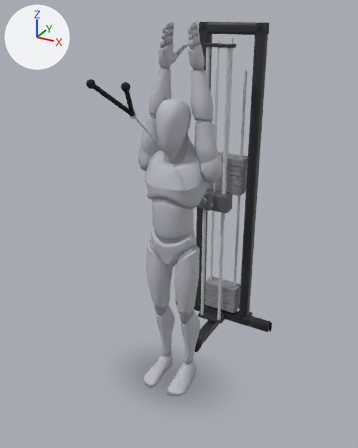
The glTF model app/src/main/assets/mannequins/overhead_cable_triceps_extension.glb: old version first, new version second.
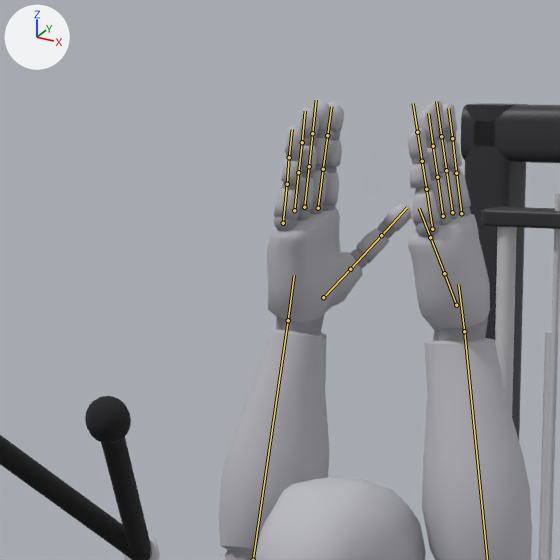
Old and new are each drawn whole from a 50 mm camera at (1.319, -2.293, 2.277) aimed at (-0.058, 0.21, 1.026) and again close up on the part from 29% to 61% of the width and 0% to 26% of the height. The lights are fixed; the arrows at upper left show +X, +Y and +Z. The first two pictures are the older version. Both versions are drawn at frame 0 of the action 'lowering'; the numbers are the values there. The bones that change, and the others that lie on the model, are drawn over the model as lines in the close-ups.

The first close-up shows 'body', 'body_1', 'cable_column_0', 'cable_column_2', 'cable_column_3', 'cable_column_l_0', 'cable_column_l_11', 'cable_column_l_14', 'cable_column_l_33', 'cable_column_l_4', 'cable_column_l_43' and 1 more.
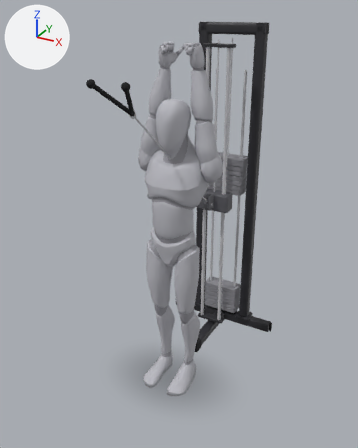
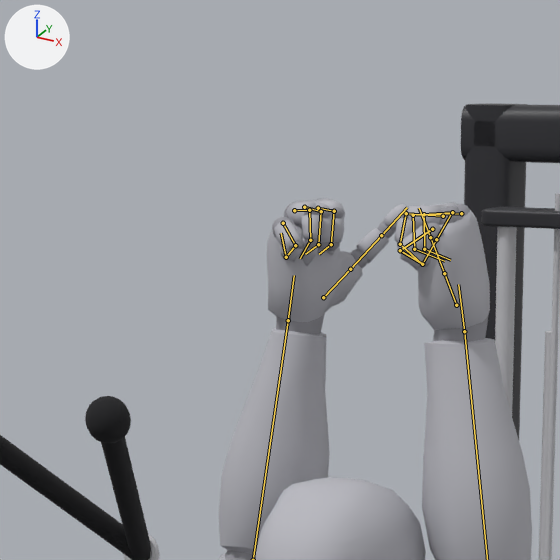
What differs and where, as boxes (x1, y1, x2, y2) in the close-ups (560 x 560 px):
'body', posed: before (219, 99, 532, 560); after (219, 198, 532, 560)
'body_1', posed: before (225, 129, 488, 560); after (225, 199, 488, 560)
bone 'index_01_l', root to tip: before (461, 213) to (456, 173); after (461, 213) to (424, 214)
bone 'index_02_l', root to tip: before (456, 173) to (452, 138); after (424, 214) to (424, 249)
bone 'index_03_l', root to tip: before (452, 138) to (448, 108); after (424, 249) to (450, 260)
bone 'middle_01_l', root to tip: before (452, 212) to (446, 170); after (452, 212) to (413, 215)
bone 'middle_02_l', root to tip: before (446, 170) to (441, 136); after (413, 215) to (414, 249)
bone 'middle_03_l', root to tip: before (441, 136) to (436, 101); after (414, 249) to (444, 261)
bone 'pinky_01_l', root to tip: before (432, 229) to (426, 189); after (432, 229) to (400, 250)
bone 'pinky_02_l', root to tip: before (426, 189) to (422, 161); after (400, 250) to (422, 264)
bone 'pinky_03_l', root to tip: before (422, 161) to (417, 132); after (422, 264) to (436, 239)
bone 'ring_01_l', root to tip: before (443, 216) to (437, 177); after (443, 216) to (406, 213)
bone 'ring_02_l', root to tip: before (437, 177) to (433, 146); after (406, 213) to (400, 244)
bone 'ring_03_l', root to tip: before (433, 146) to (428, 113); after (400, 244) to (422, 264)
bone 'index_01_r', root to tip: before (318, 208) to (323, 169); after (318, 208) to (334, 211)
bone 'index_02_r', root to tip: before (323, 169) to (327, 135); after (334, 211) to (331, 244)
bone 'index_03_r', root to tip: before (327, 135) to (331, 106); after (331, 244) to (319, 254)
bone 'middle_01_r', root to tip: before (304, 207) to (309, 166); after (304, 207) to (321, 211)
bone 'middle_02_r', root to tip: before (309, 166) to (312, 133); after (321, 211) to (318, 244)
bone 'middle_03_r', root to tip: before (312, 133) to (316, 100); after (318, 244) to (305, 254)
bone 'pinky_01_r', root to tip: before (283, 223) to (287, 184); after (283, 223) to (295, 245)
bone 'pinky_02_r', root to tip: before (287, 184) to (289, 157); after (295, 245) to (286, 257)
bone 'pinky_03_r', root to tip: before (289, 157) to (292, 129); after (286, 257) to (281, 233)
bone 'ring_01_r', root to tip: before (294, 210) to (298, 172); after (294, 210) to (309, 210)
bone 'ring_02_r', root to tip: before (298, 172) to (302, 142); after (309, 210) to (310, 240)
bone 'ring_03_r', root to tip: before (302, 142) to (305, 111); after (310, 240) to (300, 258)

The edits, one by one:
Bone 'index_01_l' (bone_index_01_l) turns from (0, 0, 0) to (64, 25, -39) degrees about its own x, y and z.
Bone 'index_02_l' (bone_index_02_l) turns from (0, 0, 0) to (68, 28, -41) degrees about its own x, y and z.
Bone 'index_03_l' (bone_index_03_l) turns from (0, 0, 0) to (51, 16, -33) degrees about its own x, y and z.
Bone 'middle_01_l' (bone_middle_01_l) turns from (0, 0, 0) to (64, 25, -39) degrees about its own x, y and z.
Bone 'middle_02_l' (bone_middle_02_l) turns from (0, 0, 0) to (68, 28, -41) degrees about its own x, y and z.
Bone 'middle_03_l' (bone_middle_03_l) turns from (0, 0, 0) to (51, 16, -33) degrees about its own x, y and z.
Bone 'pinky_01_l' (bone_pinky_01_l) turns from (0, 0, 0) to (84, 40, -44) degrees about its own x, y and z.
Bone 'pinky_02_l' (bone_pinky_02_l) turns from (0, 0, 0) to (90, 45, -45) degrees about its own x, y and z.
Bone 'pinky_03_l' (bone_pinky_03_l) turns from (0, 0, 0) to (66, 27, -40) degrees about its own x, y and z.
Bone 'ring_01_l' (bone_ring_01_l) turns from (0, 0, 0) to (59, 21, -37) degrees about its own x, y and z.
Bone 'ring_02_l' (bone_ring_02_l) turns from (0, 0, 0) to (63, 24, -39) degrees about its own x, y and z.
Bone 'ring_03_l' (bone_ring_03_l) turns from (0, 0, 0) to (47, 14, -31) degrees about its own x, y and z.
Bone 'index_01_r' (bone_index_01_r) turns from (0, 0, 0) to (64, -25, 39) degrees about its own x, y and z.
Bone 'index_02_r' (bone_index_02_r) turns from (0, 0, 0) to (68, -28, 41) degrees about its own x, y and z.
Bone 'index_03_r' (bone_index_03_r) turns from (0, 0, 0) to (51, -16, 33) degrees about its own x, y and z.
Bone 'middle_01_r' (bone_middle_01_r) turns from (0, 0, 0) to (64, -25, 39) degrees about its own x, y and z.
Bone 'middle_02_r' (bone_middle_02_r) turns from (0, 0, 0) to (68, -28, 41) degrees about its own x, y and z.
Bone 'middle_03_r' (bone_middle_03_r) turns from (0, 0, 0) to (51, -16, 33) degrees about its own x, y and z.
Bone 'pinky_01_r' (bone_pinky_01_r) turns from (0, 0, 0) to (84, -40, 44) degrees about its own x, y and z.
Bone 'pinky_02_r' (bone_pinky_02_r) turns from (0, 0, 0) to (90, -45, 45) degrees about its own x, y and z.
Bone 'pinky_03_r' (bone_pinky_03_r) turns from (0, 0, 0) to (66, -27, 40) degrees about its own x, y and z.
Bone 'ring_01_r' (bone_ring_01_r) turns from (0, 0, 0) to (59, -21, 37) degrees about its own x, y and z.
Bone 'ring_02_r' (bone_ring_02_r) turns from (0, 0, 0) to (63, -24, 39) degrees about its own x, y and z.
Bone 'ring_03_r' (bone_ring_03_r) turns from (0, 0, 0) to (47, -14, 31) degrees about its own x, y and z.
